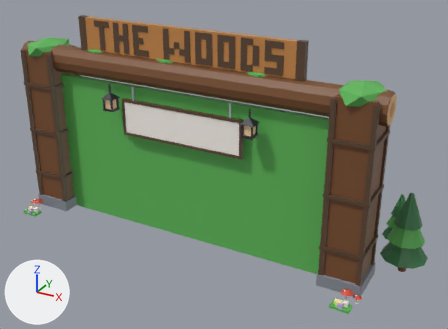
What one commit did to the FBX model assets/cat-cafe/exports/CatCafe_Woods_Gate.fbx.
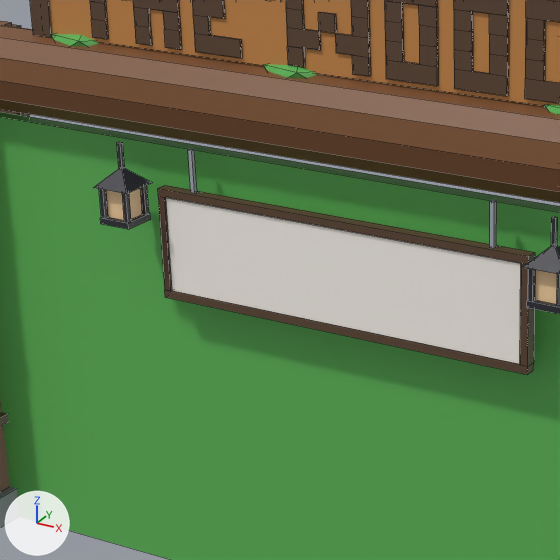
Old and new are each drawn whole from a 50 mm camera at (0.238, -0.373, 0.257) aimed at (0.021, 0.021, 0.06) and again close up on the part from 16% to 56% of the width and 12% to 67% of the height. Every picture has the same lights, and +X, +Y and +Z are marked at lower left. The last two pictures show the newer version. The close-ups show mesh edges as thin lines. Where no turn or scale is listed for an object, it has been applied to the vertices.

The first close-up shows 'CatCafe_Woods_Gate', 'CatCafe_Woods_Gate_Bars', 'CatCafe_Woods_Gate_Lamp_Bulb', 'CatCafe_Woods_Gate_SignBoard'.
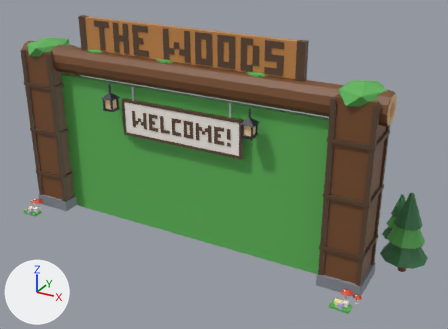
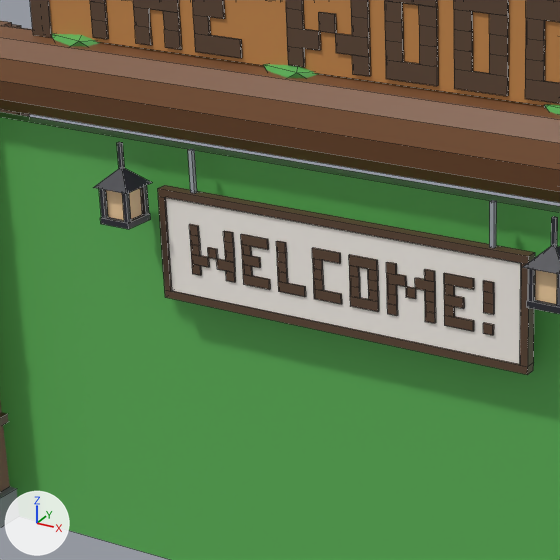
Location of each change, (x1, y1, x2, y2) in pixels of the close-ups (560 x 560 px):
part 1 of me_catcafe_woods_gate, added (brown)
    after: (241, 234, 271, 290)
part 2 of me_catcafe_woods_gate, added (brown)
    after: (444, 273, 474, 331)
part 3 of me_catcafe_woods_gate, added
    after: (483, 322, 494, 335)
part 4 of me_catcafe_woods_gate, added (brown)
    after: (189, 224, 494, 323)

Diff of the bpy script that builds the scene:
```diff
--- a/assets/cat-cafe/exports/CatCafe_Woods_Gate.fbx.py
+++ b/assets/cat-cafe/exports/CatCafe_Woods_Gate.fbx.py
@@ me_catcafe_woods_gate @@
 # used by ob_catcafe_woods_gate; location = (0.0, 0.0, 0.0)
-me_catcafe_woods_gate.from_pydata(...)  # 1670 vertices, 1412 faces; spans x -0.181..0.181, y -0.027..0.08, z 0.0..0.169
+me_catcafe_woods_gate.from_pydata(...)  # 2212 vertices, 1959 faces; spans x -0.181..0.181, y -0.027..0.08, z 0.0..0.169
+# me_catcafe_woods_gate part 1: the loose piece of 32 vertices spanning x -0.043..-0.029, y -0.003..-0.002, z 0.145..0.168 is copied, and the copy is scaled about its middle by (0.578, 0.833, 0.578), then moved by (0.013, -0.006, -0.06); it spans x -0.027..-0.019, y -0.009, z 0.09..0.103
+# me_catcafe_woods_gate part 2: the loose piece of 32 vertices spanning x -0.043..-0.029, y -0.003..-0.002, z 0.145..0.168 is copied, and the copy is scaled about its middle by (0.578, 0.833, 0.578), then moved by (0.07, -0.006, -0.06); it spans x 0.03..0.038, y -0.009, z 0.09..0.103
+# me_catcafe_woods_gate part 3: a new loose piece, a box spanning x 0.0403..0.0429, y -0.009..-0.0085, z 0.09..0.0926, in mat_catcafe_palette
+# me_catcafe_woods_gate part 4: 462 vertices added at x -0.043..0.043, y -0.009..-0.006, z 0.09..0.103
+# other edits to the shape of me_catcafe_woods_gate do not show in these pictures
 me_catcafe_woods_gate.materials.append(mat_catcafe_palette)
```
